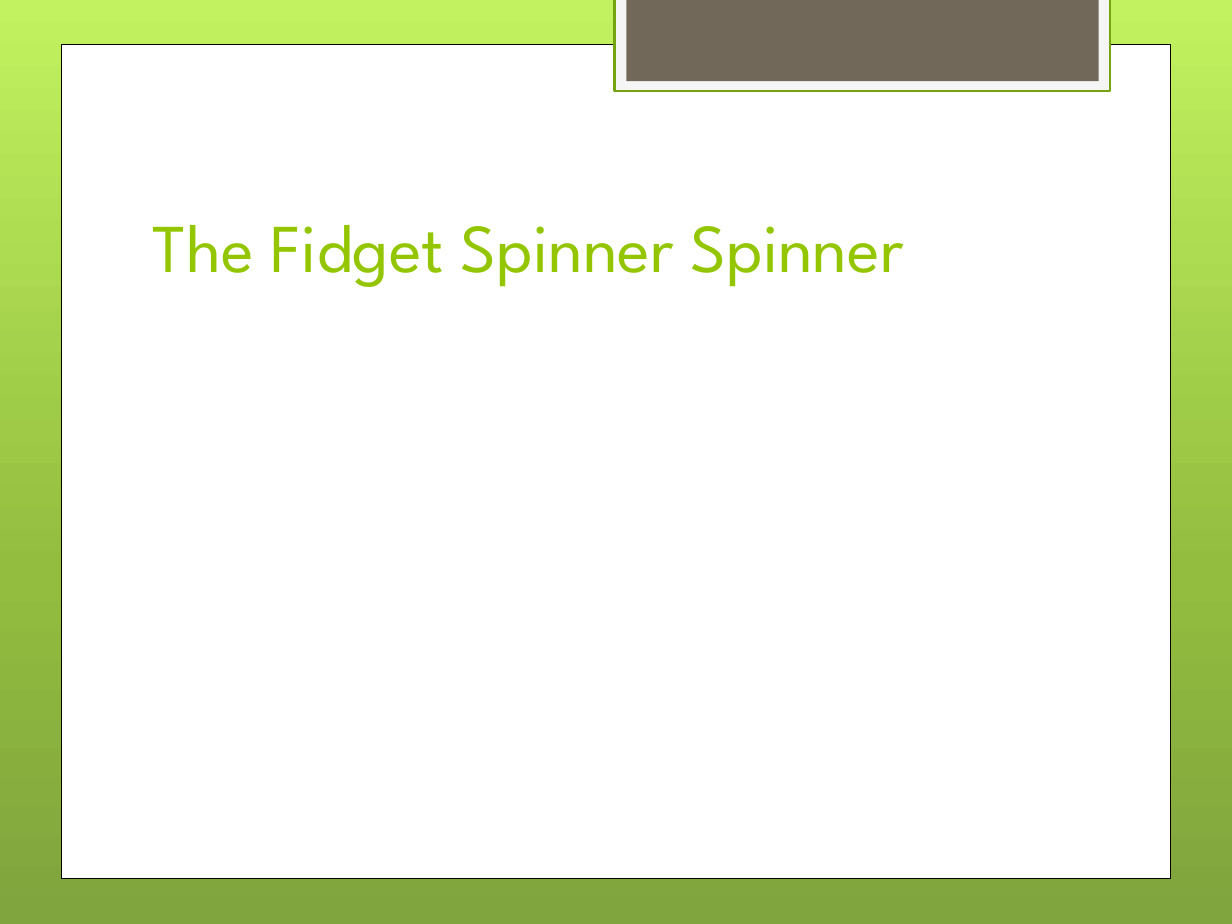
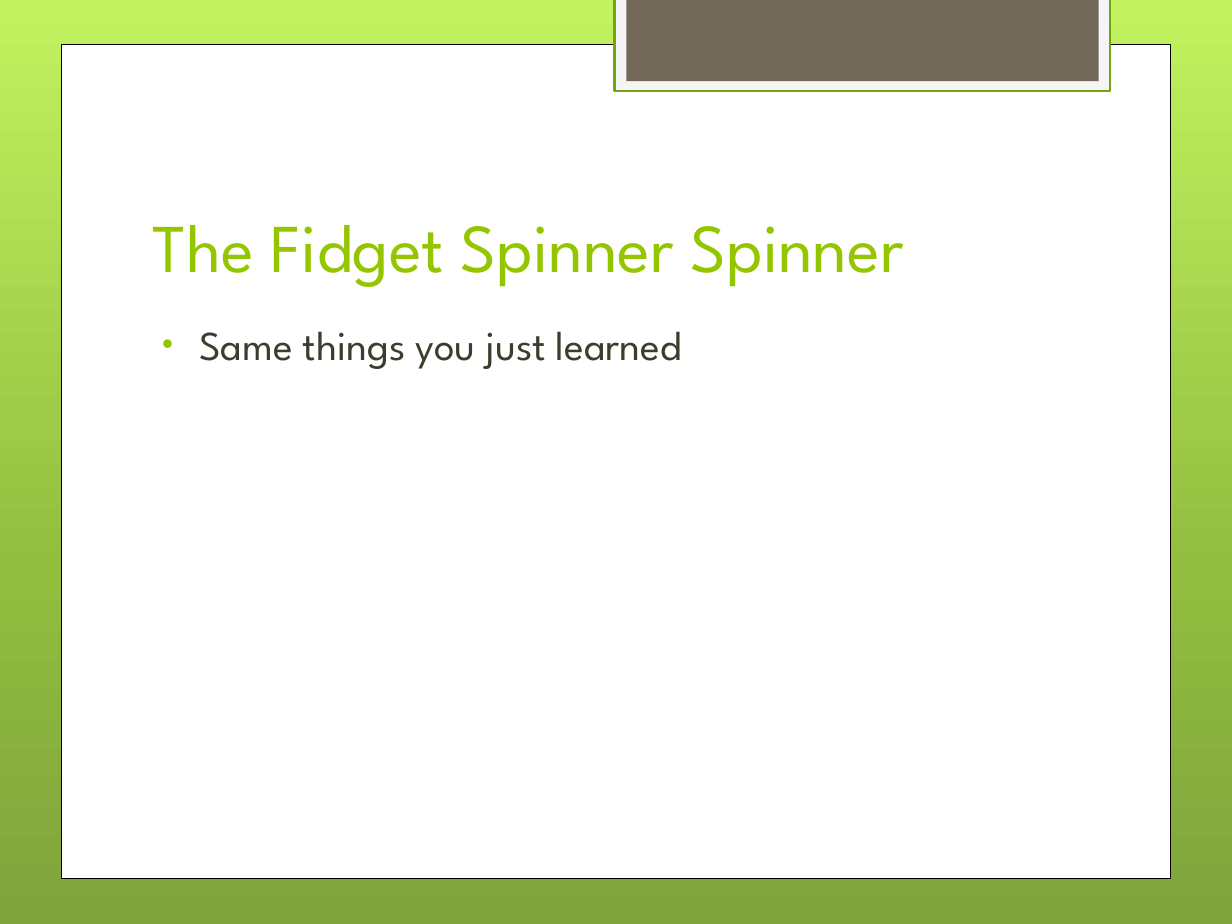
Before and after one commit to drahmel/el-segundo-girl-scouts-robotics-2017, a slide deck: slide 5 of meeting-3-conditionals-motor/Girl Scouts LEGO Robotics - Meeting 3 - Conditionals.pptx. Drawn at 1232x924 pixels with LibreOffice and Linux fonts; fonts in the diff are those of the drawing; background and template pictures are left out. Boxes give left, top, right and bottom in pixels: in the first picture for what was removed or moved away, otherwise in the second. Text is boxed around its words. In the diff, an @@ line names an element or a change of style, - is before the commit and + after.

```diff
--- a/meeting-3-conditionals-motor/Girl Scouts LEGO Robotics - Meeting 3 - Conditionals.pptx
+++ b/meeting-3-conditionals-motor/Girl Scouts LEGO Robotics - Meeting 3 - Conditionals.pptx
@@ text added at bbox=[199, 331, 682, 369], 24 pt, text #3E3D2D @@
+• Same things you just learned
```
Also in this commit, not shown: 3 other slides changed, 3 other files.
